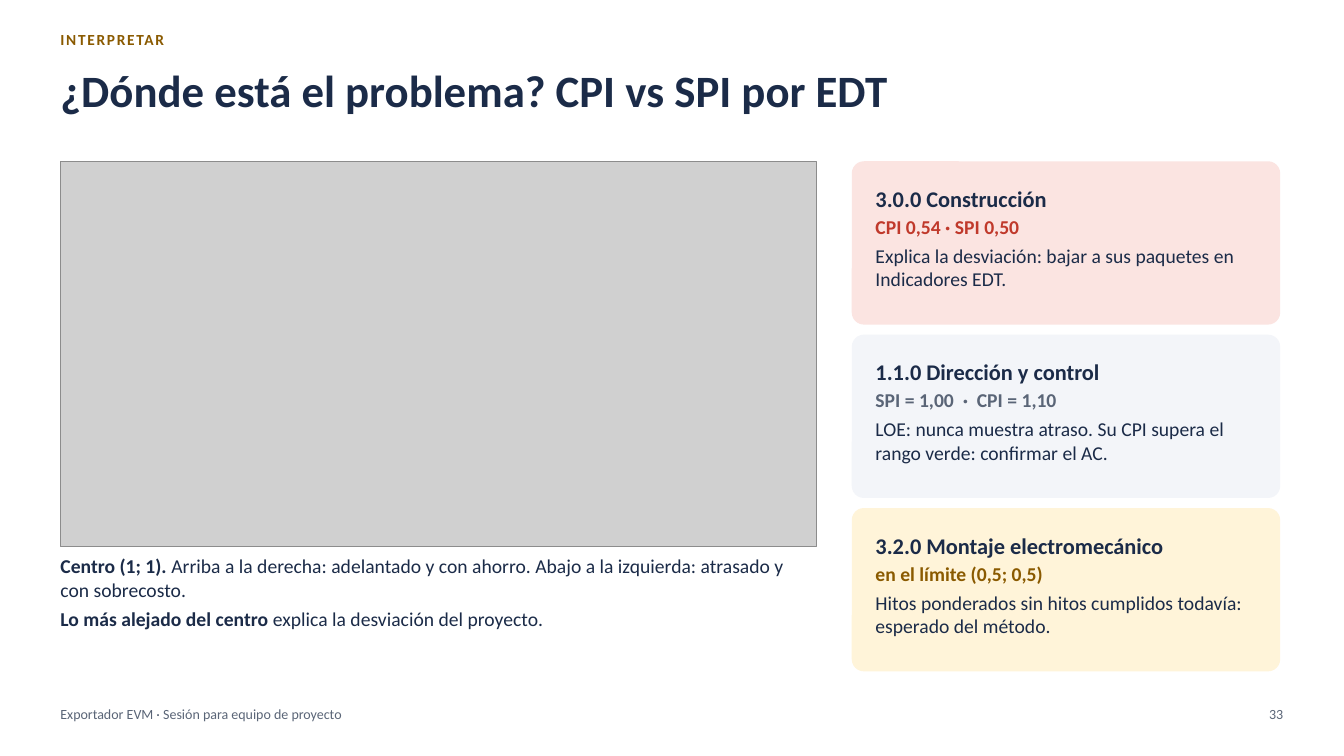
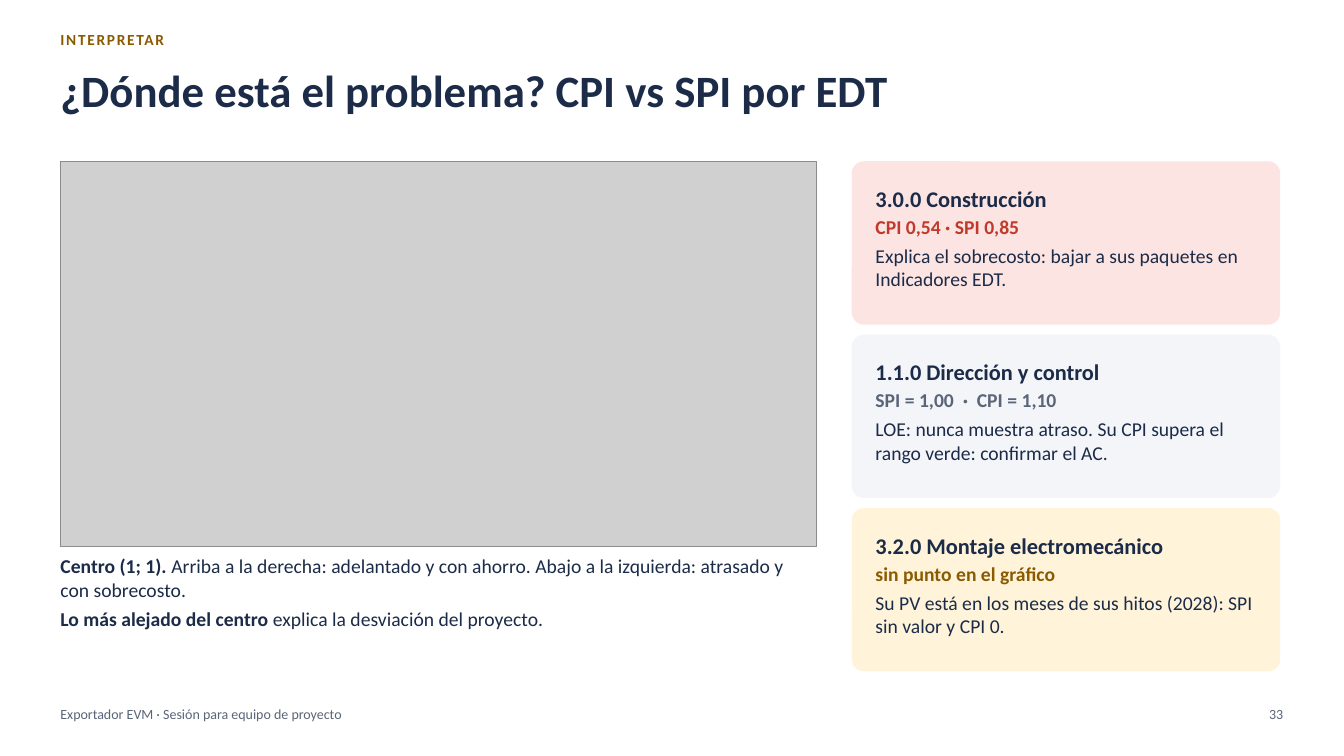
Before and after one commit to MarceloSalazar/evm-automation, a slide deck: slide 33 of docs/presentacion-jefes-de-proyecto.pptx. Drawn at 1344x756 pixels with LibreOffice and Linux fonts; fonts in the diff are those of the drawing; grey boxes stand for pictures. Boxes give left, top, right and bottom in pixels: in the first picture for what was removed or moved away, otherwise in the second. Text is boxed around its words. In the diff, an @@ line names an element or a change of style, - is before the commit and + after.

Commit message:
Documentación, capturas y presentación del modo porcentaje (versión 2.0.0)
- docs/modo-porcentaje.md: modo por defecto, pesos de tareas e hitos, multi-empresa, hojas, cierre
  mensual, cambios de BAC y diferencias con el modo costo.
- README, tutorial, configuración, multi-empresa, preparación en MS Project, métodos, libro Excel,
  comandos, validaciones, proceso de reporte, varios archivos, glosario y desarrollo actualizados;
  los documentos del modo costo indican que se aplican a ese modo.
- Capturas del libro regeneradas en el modo porcentaje (nuevas: % PV, % EV, % PV-EmpresaA).
- Presentación: presupuesto en el libro, curva por duración e hitos, cifras del ejemplo y capturas
  nuevas; portada con la versión 2.0.0 y PDF.
- Versión 2.0.0 y su entrada en CHANGELOG.md.

```diff
--- a/docs/presentacion-jefes-de-proyecto.pptx
+++ b/docs/presentacion-jefes-de-proyecto.pptx
@@ text in rounded rectangle at bbox=[875, 220, 1238, 286]: text changed @@
-CPI 0,54 · SPI 0,50
-Explica la desviación: bajar a sus paquetes en Indicadores EDT.
+CPI 0,54 · SPI 0,85
+Explica el sobrecosto: bajar a sus paquetes en Indicadores EDT.
@@ text in rounded rectangle at bbox=[875, 567, 1252, 636]: text changed @@
-en el límite (0,5; 0,5)
-Hitos ponderados sin hitos cumplidos todavía: esperado del método.
+sin punto en el gráfico
+Su PV está en los meses de sus hitos (2028): SPI sin valor y CPI 0.
```
Also in this commit, not shown: 25 other slides changed, 49 other files.
